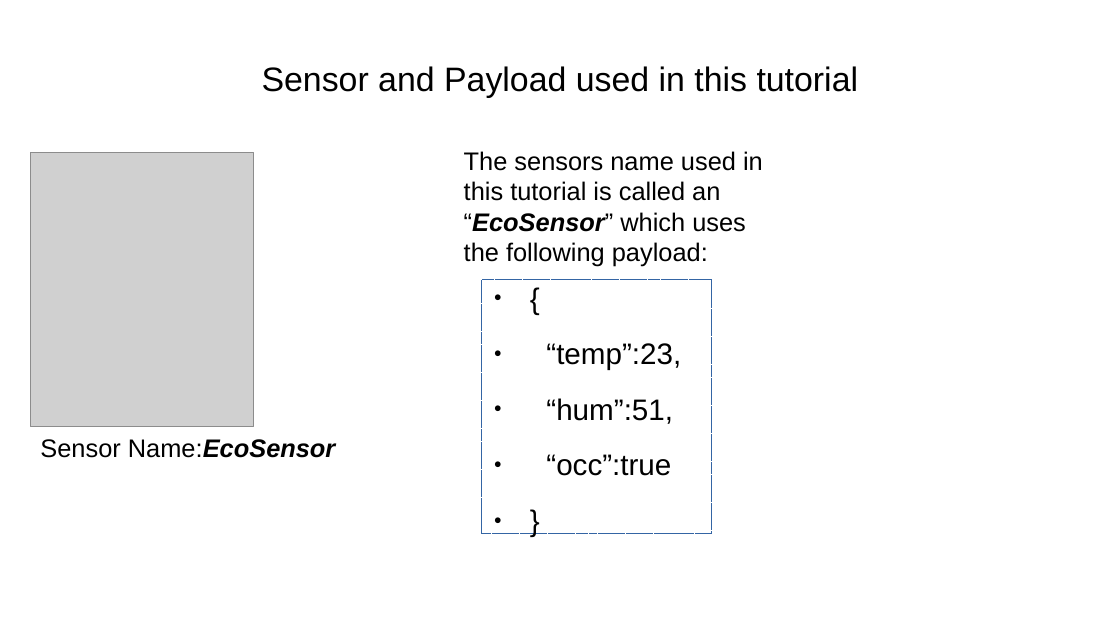
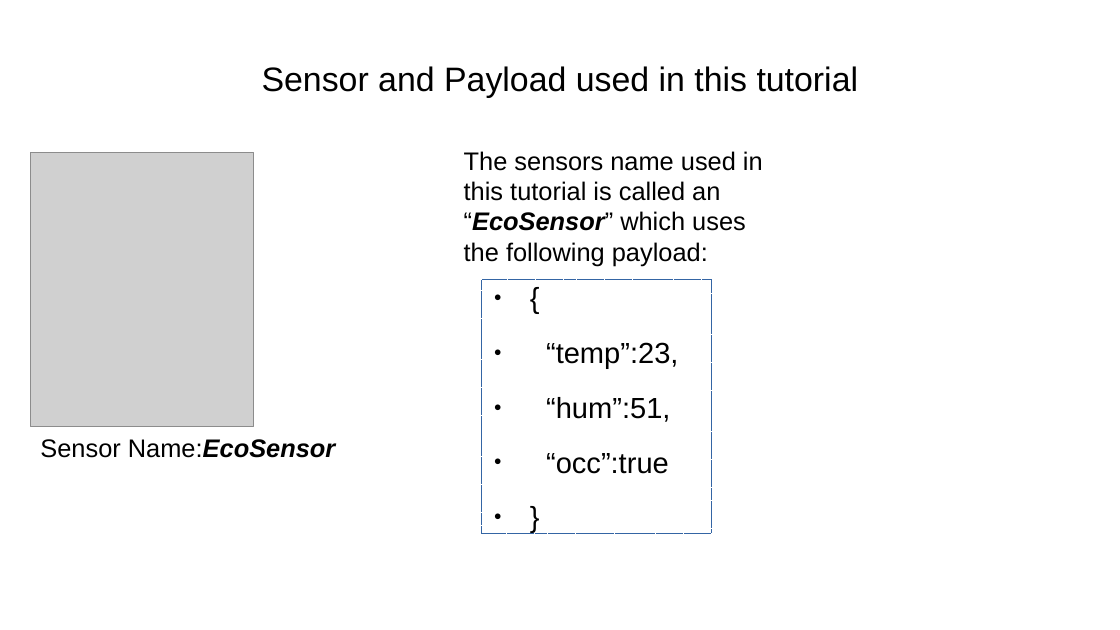
Before and after one commit to selvadurai/BacnetAPIServer, a slide deck: slide 14 of UserGuide/BacnetAPIServerUserGuide.pptx. Drawn at 1120x630 pixels with LibreOffice and Linux fonts; fonts in the diff are those of the drawing; grey boxes stand for pictures. Boxes give left, top, right and bottom in pixels: in the first picture for what was removed or moved away, otherwise in the second. Text is boxed around its words. In the diff, an @@ line names an element or a change of style, - is before the commit and + after.

```diff
--- a/UserGuide/BacnetAPIServerUserGuide.pptx
+++ b/UserGuide/BacnetAPIServerUserGuide.pptx
@@ text "{" at [482, 279, 711, 534]: size 21 to 20.6 pt @@
```
Also in this commit, not shown: 3 other slides changed, 1 other file.
